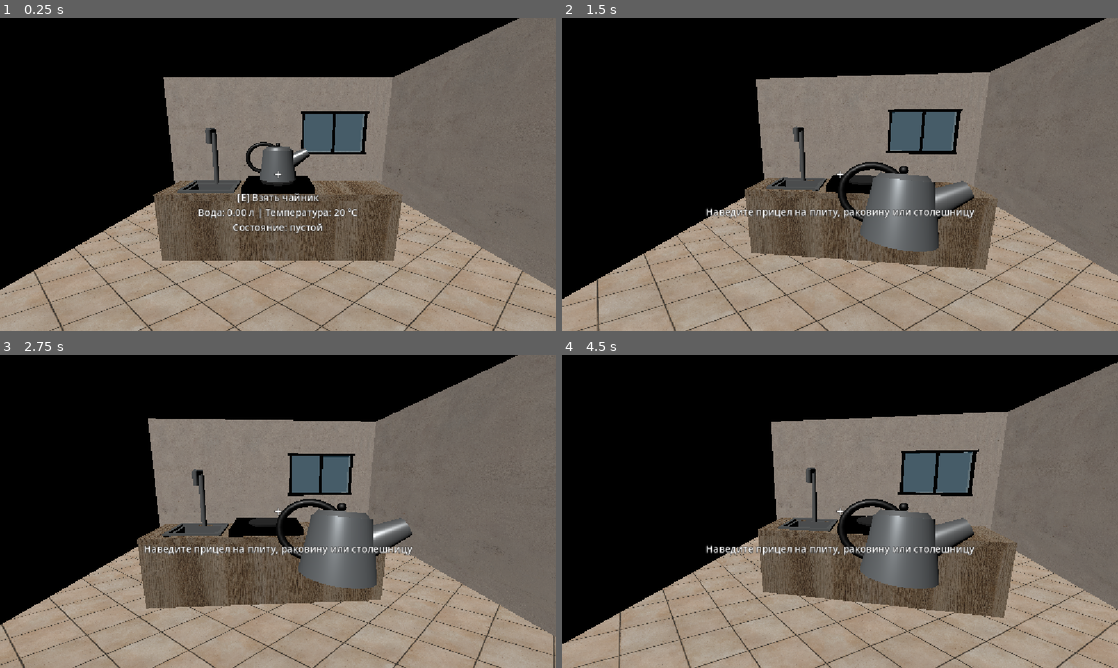
Above: before the commit, frames 1-4 (two rows, left to right).
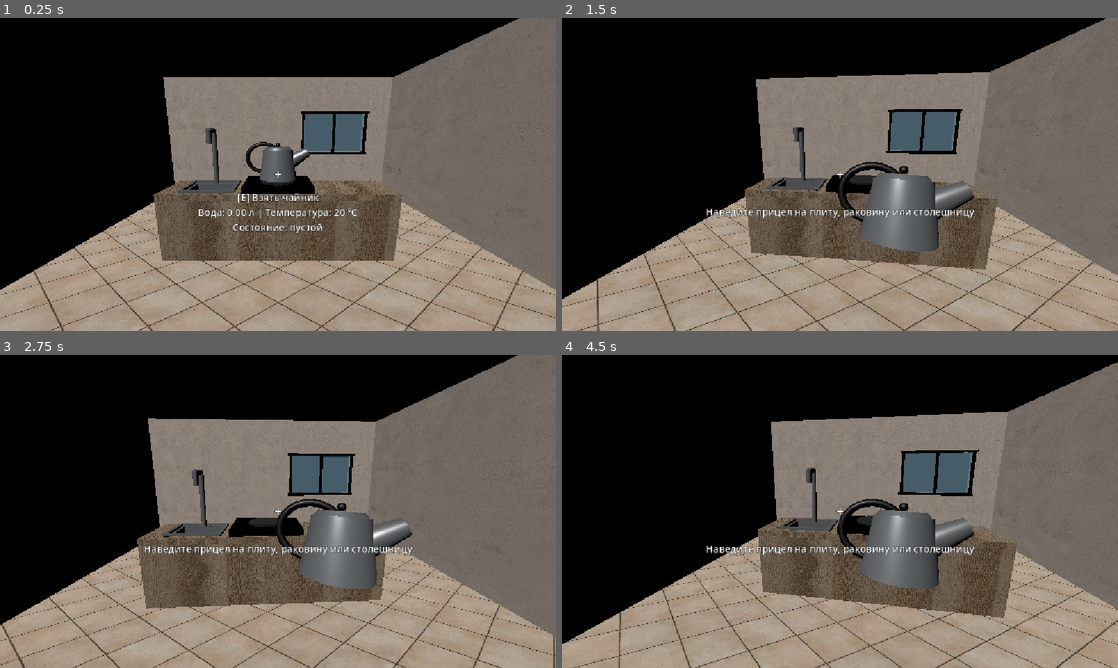
Above: after the commit, the same moments.

Repository: moorozoov/kettle-simulator
Game: Godot game, scene res://scenes/main.tscn
Same seed, same stepped clock (60 frames per second), same inputs: the game is played once before the commit and once after it.
Inputs (mouse positions are in pixels of both pictures, inside the frame that each line leads up to):
- Up to frame 1 (0.25 s): no input
- Up to frame 2 (1.5 s): tap Enter at 0.5 s; move the mouse to (867, 174) at 0.52 s; hold E (interact) 0.53-1.28 s; click (867, 174) at 0.67 s; tap Space at 1.25 s; move the mouse to (812, 174) at 1.27 s; tap E (interact) at 1.35 s; click (812, 174) at 1.42 s
- Up to frame 3 (2.75 s): tap Enter at 2 s; move the mouse to (289, 505) at 2.02 s; hold E (interact) from 2.03 s (still down); click (289, 505) at 2.17 s
- Up to frame 4 (4.5 s): tap Space at 2.75, 4.25 s; move the mouse to (834, 517) at 2.77 s; release E (interact) at 2.78 s; tap E (interact) at 2.85, 4.35 s; click (834, 517) at 2.92 s; tap Enter at 3.5 s; move the mouse to (878, 514) at 3.52 s; hold E (interact) 3.53-4.28 s; click (878, 514) at 3.67 s; move the mouse to (795, 508) at 4.27 s; click (795, 508) at 4.42 s

The runs differ from the first frame. In frame 1, 1.5% of the frame differs, in the area x 27-73%, y 52-78%; in frame 2, 1.1%; in frame 3, 1.1%; in frame 4, 1.3%.

Commit message:
fix: correct kitchen wood texel density

Diff:
--- a/assets/materials/pbr/kitchen_wood/kitchen_wood.tres
+++ b/assets/materials/pbr/kitchen_wood/kitchen_wood.tres
@@ -12,4 +12,4 @@
 normal_texture = ExtResource("2_normal")
 ao_enabled = true
 ao_texture = ExtResource("4_ao")
-uv1_scale = Vector3(3, 1, 1)
+uv1_scale = Vector3(3, 3, 3)
